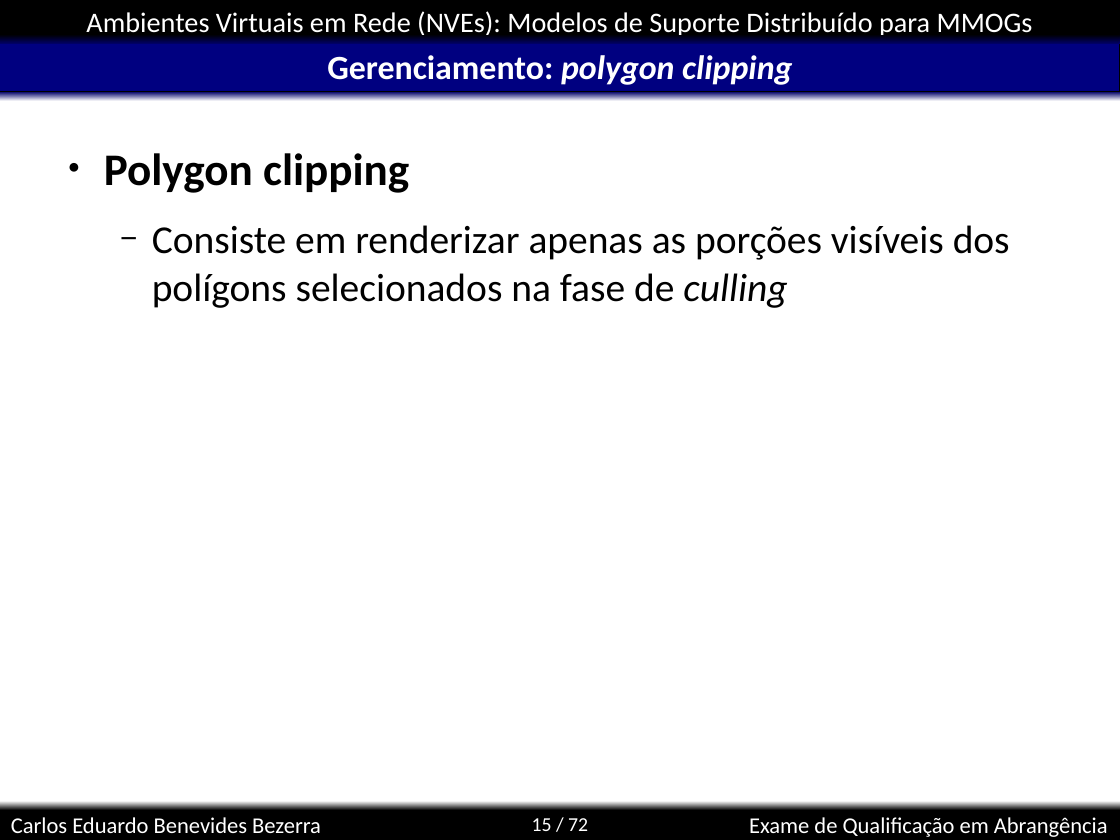
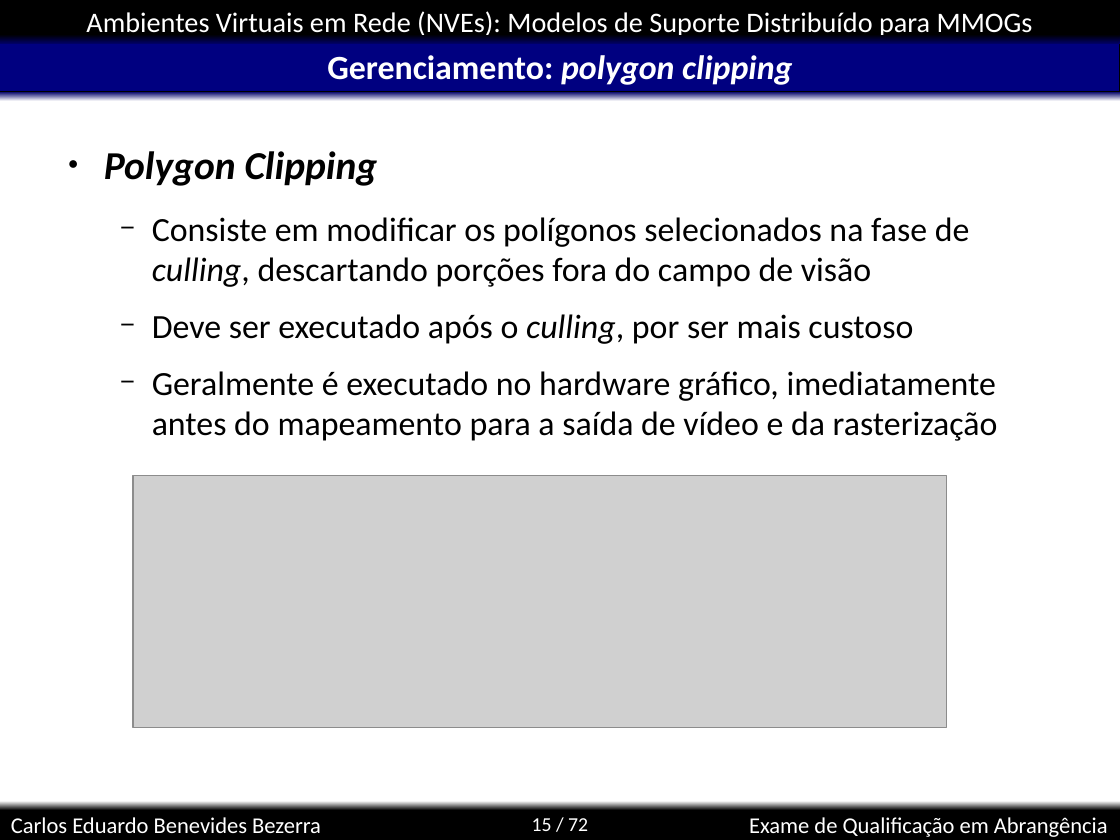
Before and after one commit to kdubezerra/kdubezerra, a slide deck: slide 15 of disciplinas/cmp600/app.ppt. Drawn at 1120x840 pixels with LibreOffice and Linux fonts; fonts in the diff are those of the drawing; grey boxes stand for pictures; background and template pictures are left out. Boxes give left, top, right and bottom in pixels: in the first picture for what was removed or moved away, otherwise in the second. Text is boxed around its words. In the diff, an @@ line names an element or a change of style, - is before the commit and + after.

```diff
--- a/disciplinas/cmp600/app.ppt
+++ b/disciplinas/cmp600/app.ppt
@@ text at box(104, 151, 998, 441): text changed; size 28 to 24 pt @@
-● Polygon clipping
-  − Consiste em renderizar apenas as porções visíveis dos polígons selecionados na fase de culling
+● Polygon Clipping
+  − Consiste em modificar os polígonos selecionados na fase de culling, descartando porções fora do campo de visão
+  − Deve ser executado após o culling, por ser mais custoso
+  − Geralmente é executado no hardware gráfico, imediatamente antes do mapeamento para a saída de vídeo e da rasterização
@@ picture added at box(133, 476, 947, 728) @@
```
Also in this commit, not shown: 2 other slides changed, 1 slide added, 2 other files.
